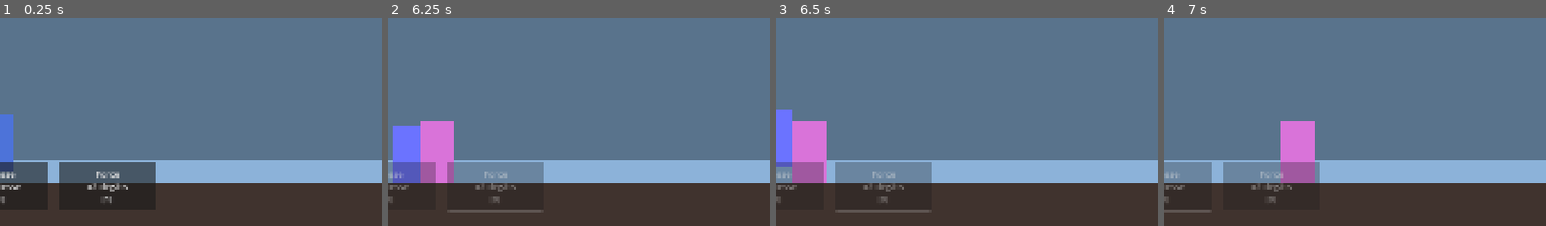
Above: before the commit, frames 1-4 (left to right).
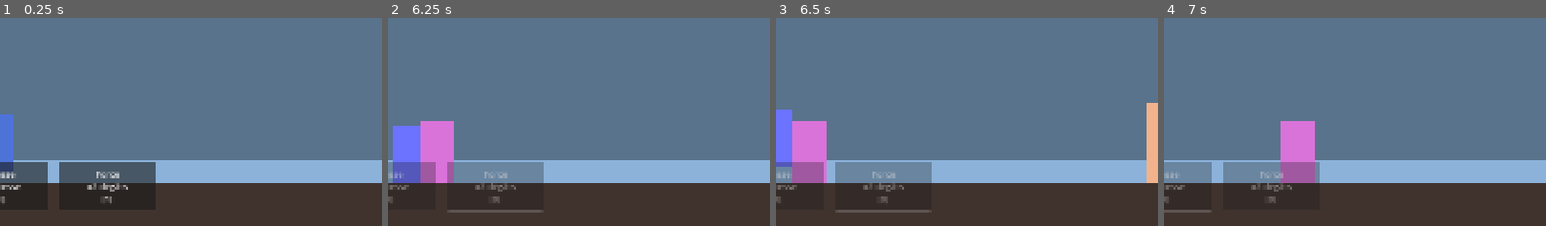
Above: after the commit, the same moments.

Repository: EstebanFlores27/MedocFighterV2
Game: Godot game, scene res://scenes/main.tscn
The game is run twice, just before and just after one commit, with the same random seed, the same clock (stepped at 60 frames per second) and the same inputs.
Inputs:
- Up to frame 1 (0.25 s): no input
- Up to frame 2 (6.25 s): click "Soin +20 PV [1]" at 0.5 s; click "Vitesse x2 vitesse [1]" at 1.25 s; click "Force x2 dégâts [1]" at 2 s; tap Enter at 2.75 s; hold Down (duck) 2.78-3.53 s; hold Right (move_right) 2.78-4.28 s; tap Up (jump) at 3.02, 3.77, 5.27, 6.02 s; tap X (punch) at 3.6 s; hold Left (move_left) 4.28-5.03 s; tap 1 at 4.35 s; hold Right (move_right) from 5.03 s (still down); tap 2 at 5.1 s; tap Space at 5.75 s; tap 3 at 5.85 s
- Up to frame 3 (6.5 s): keep holding Right (move_right)
- Up to frame 4 (7 s): release Right (move_right) at 6.53 s; hold Left (move_left) from 6.53 s (still down); tap Down (duck) at 6.6 s; tap Up (jump) at 6.77 s
The pictures show only the part of the screen within x 50-100%, y 50-100%; the shares and areas given below are measured in that part.

Frames 1-2 are identical in both runs. In frame 3, 1.2% of the frame differs, in the area x 97-100%, y 40-80%; in frame 4, nothing differs.

Commit message:
M4: Epidermos fight, district-clear flow, and Adrenaline drop
Adds the second Chronik (Epidermos, district 1's final boss) further
down the level. Per the doc spec, the district's last Chronik is
visually larger — Chronik now exposes a size_scale @export that
rebuilds sprite, body collider, and contact area at scale.

GameState tracks defeated chroniks per district against
DISTRICT_CHRONIK_COUNT. When the final one of a district falls,
district_cleared(district) fires. The HUD then shows a second panel
("QUARTIER LIBÉRÉ ! Adrénaline +70 PV") after the BRAVO panel is
dismissed, and the player auto-heals +70 and refills the med chest.

Closes the district 1 loop end-to-end.

Co-Authored-By: Claude Opus 4.7 <noreply@anthropic.com>

Diff:
--- a/scenes/level.tscn
+++ b/scenes/level.tscn
@@ -75,10 +75,24 @@
 position = Vector2(1100, -100)
 chronik_id = "cortexia"
 display_name = "Cortexia"
+district_id = 1
 max_hp = 60
 contact_damage = 10
 move_speed = 240.0
+size_scale = 1.0
 color = Color(0.85, 0.45, 0.85, 1)
 victory_text = "Tu viens de protéger tes commandes centrales. Ton cerveau conserve toute sa vivacité et sa lucidité !"
 
+[node name="Epidermos" parent="." instance=ExtResource("2_chronik")]
+position = Vector2(1900, -100)
+chronik_id = "epidermos"
+display_name = "Epidermos"
+district_id = 1
+max_hp = 90
+contact_damage = 14
+move_speed = 220.0
+size_scale = 1.3
+color = Color(0.95, 0.7, 0.55, 1)
+victory_text = "Tu as gardé ton bouclier naturel intact ! La peau est la première barrière de ton corps. Tu as évité une inflammation qui aurait pu causer des lésions profondes, des douleurs constantes ou des infections sévères."
+
 [node name="CombatHUD" parent="." instance=ExtResource("3_hud")]
--- a/scripts/autoload/game_state.gd
+++ b/scripts/autoload/game_state.gd
@@ -14,9 +14,22 @@
 signal med_inventory_changed(charges: Dictionary)
 signal med_use_requested(med_id: String)
 signal player_buff_changed(speed_active: bool, force_active: bool)
+signal district_cleared(district: int)
 @warning_ignore_restore("unused_signal")
+
+const DISTRICT_CHRONIK_COUNT := {1: 2, 2: 4, 3: 4, 4: 1}
 
 var current_district: int = 1
 var defeated_chroniks: Array[String] = []
+var defeated_per_district: Dictionary = {1: 0, 2: 0, 3: 0, 4: 0}
 var streak_days: int = 0
 var has_adrenaline: bool = false
+
+func register_chronik_defeated(chronik_id: String, district: int) -> void:
+	if defeated_chroniks.has(chronik_id):
+		return
+	defeated_chroniks.append(chronik_id)
+	defeated_per_district[district] = int(defeated_per_district.get(district, 0)) + 1
+	var target := int(DISTRICT_CHRONIK_COUNT.get(district, 9999))
+	if int(defeated_per_district[district]) >= target:
+		district_cleared.emit(district)
--- a/scripts/chronik.gd
+++ b/scripts/chronik.gd
@@ -8,13 +8,16 @@
 
 @export var chronik_id: String = "cortexia"
 @export var display_name: String = "Cortexia"
+@export var district_id: int = 1
 @export var max_hp: int = 60
 @export var contact_damage: int = 10
 @export var move_speed: float = 240.0
+@export var size_scale: float = 1.0
 @export var color: Color = Color(0.85, 0.45, 0.85)
 @export_multiline var victory_text: String = ""
 
 @onready var sprite: ColorRect = $Sprite
+@onready var collider: CollisionShape2D = $Collider
 @onready var detect_area: Area2D = $DetectArea
 @onready var contact_area: Area2D = $ContactArea
 
@@ -30,8 +33,23 @@
 	add_to_group("chronik")
 	hp = max_hp
 	sprite.color = color
+	if size_scale != 1.0:
+		_apply_size_scale()
 	detect_area.body_entered.connect(_on_player_detected)
 	GameState.combat_countdown_done.connect(_on_countdown_done)
+
+func _apply_size_scale() -> void:
+	sprite.size *= size_scale
+	sprite.position *= size_scale
+	var body_shape := (collider.shape as RectangleShape2D).duplicate() as RectangleShape2D
+	body_shape.size *= size_scale
+	collider.shape = body_shape
+	collider.position *= size_scale
+	var contact_shape_node: CollisionShape2D = contact_area.get_node("ContactShape")
+	var contact_rect := (contact_shape_node.shape as RectangleShape2D).duplicate() as RectangleShape2D
+	contact_rect.size *= size_scale
+	contact_shape_node.shape = contact_rect
+	contact_area.position *= size_scale
 
 func _on_player_detected(body: Node) -> void:
 	if engaged or hp <= 0:
@@ -61,6 +79,7 @@
 func _die() -> void:
 	active = false
 	GameState.chronik_defeated.emit(display_name, victory_text)
+	GameState.register_chronik_defeated(chronik_id, district_id)
 	contact_area.set_deferred("monitoring", false)
 	detect_area.set_deferred("monitoring", false)
 	var tween := create_tween()
--- a/scripts/combat_hud.gd
+++ b/scripts/combat_hud.gd
@@ -30,6 +30,7 @@
 @onready var buff_label: Label = $Root/BuffLabel
 
 var _last_charges: Dictionary = {"soin": 1, "vitesse": 1, "force": 1}
+var _pending_district_cleared: int = 0
 
 func _ready() -> void:
 	chronik_panel.visible = false
@@ -42,6 +43,7 @@
 	GameState.chronik_defeated.connect(_on_chronik_defeated)
 	GameState.med_inventory_changed.connect(_on_med_inventory_changed)
 	GameState.player_buff_changed.connect(_on_buff_changed)
+	GameState.district_cleared.connect(_on_district_cleared)
 	continue_btn.pressed.connect(_on_continue_pressed)
 	for med_id in med_btns:
 		var btn: Button = med_btns[med_id]
@@ -84,8 +86,20 @@
 	continue_btn.grab_focus()
 
 func _on_continue_pressed() -> void:
+	if _pending_district_cleared > 0:
+		_show_district_cleared_panel(_pending_district_cleared)
+		_pending_district_cleared = 0
+		return
 	victory_panel.visible = false
 	GameState.combat_resolved.emit()
+
+func _on_district_cleared(district: int) -> void:
+	_pending_district_cleared = district
+
+func _show_district_cleared_panel(_district: int) -> void:
+	victory_title.text = "QUARTIER LIBÉRÉ !"
+	victory_body.text = "Adrénaline débloquée : +70 PV !\nLa boîte de médicaments est à nouveau pleine."
+	continue_btn.grab_focus()
 
 func _on_med_inventory_changed(charges: Dictionary) -> void:
 	_last_charges = charges.duplicate()
--- a/scripts/player.gd
+++ b/scripts/player.gd
@@ -51,6 +51,7 @@
 	GameState.chronik_defeated.connect(_on_chronik_defeated)
 	GameState.combat_resolved.connect(_on_combat_resolved)
 	GameState.med_use_requested.connect(_on_med_use_requested)
+	GameState.district_cleared.connect(_on_district_cleared)
 	GameState.player_hp_changed.emit(hp, MAX_HP)
 	GameState.med_inventory_changed.emit(med_charges.duplicate())
 	GameState.player_buff_changed.emit(false, false)
@@ -69,6 +70,12 @@
 
 func _on_med_use_requested(med_id: String) -> void:
 	use_med(med_id)
+
+func _on_district_cleared(_district: int) -> void:
+	GameState.has_adrenaline = true
+	heal(70)
+	med_charges = {"soin": 1, "vitesse": 1, "force": 1}
+	GameState.med_inventory_changed.emit(med_charges.duplicate())
 
 func use_med(med_id: String) -> void:
 	if not med_charges.has(med_id):
Not shown, added: scripts/chronik.gd.uid
Not shown, added: scripts/combat_hud.gd.uid
